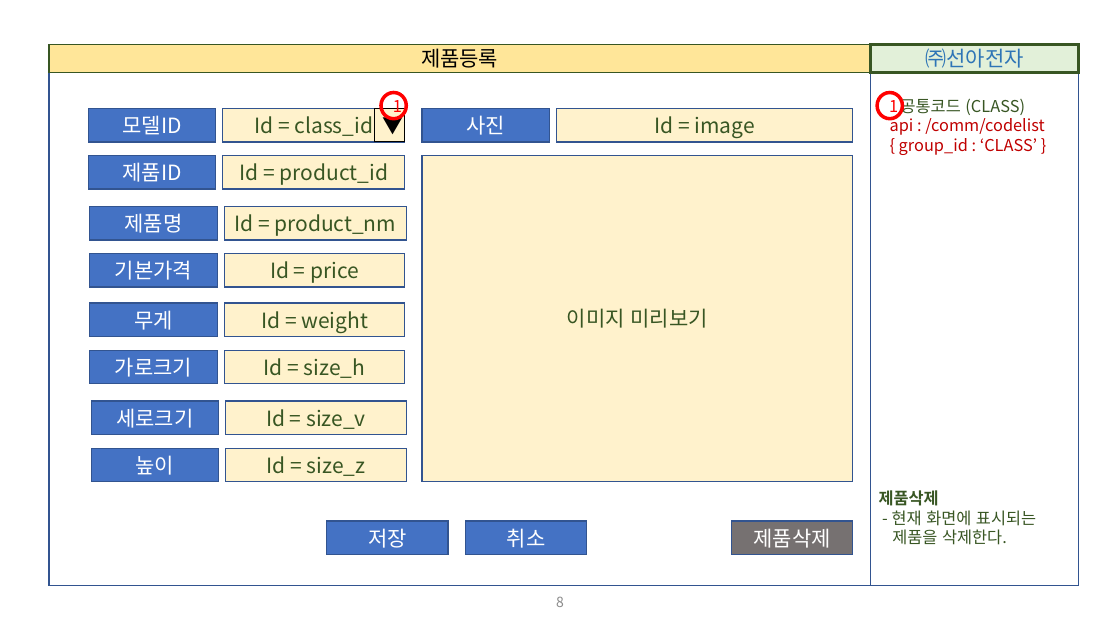
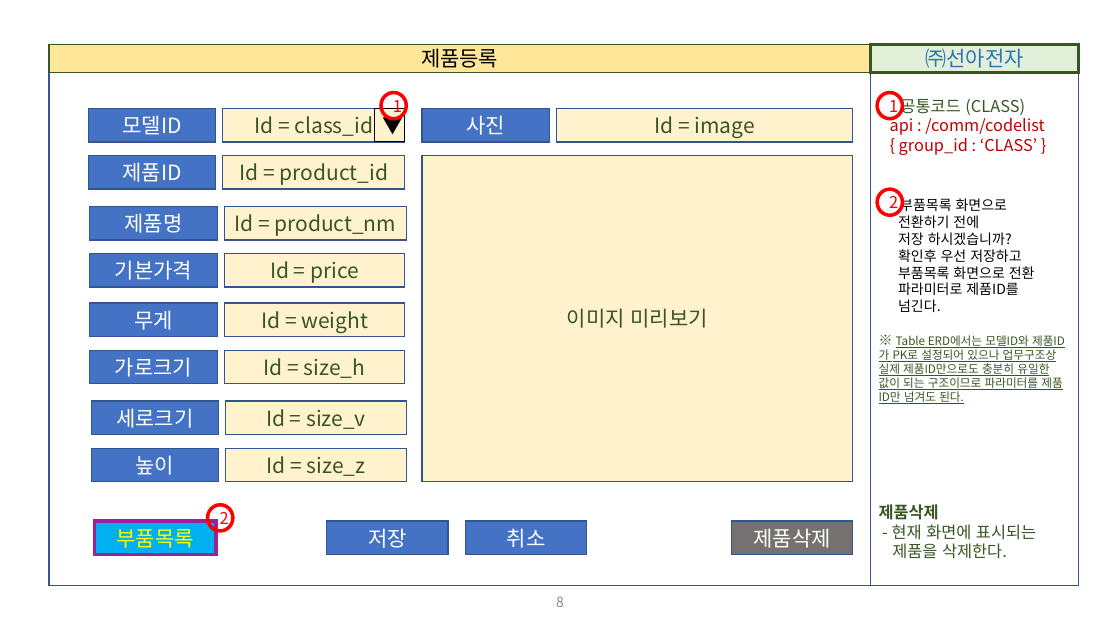
Before and after one commit to Charves-dev/ESupply, a slide deck: slide 8 of 설계/01. 화면정의서/ESupply_화면정의서.pptx. Drawn at 1120x630 pixels with LibreOffice and Linux fonts; fonts in the diff are those of the drawing. Boxes give left, top, right and bottom in pixels: in the first picture for what was removed or moved away, otherwise in the second. Text is boxed around its words. In the diff, an @@ line names an element or a change of style, - is before the commit and + after.

Commit message:
ESupply - 부품목록 관리를 위한 첫단계

```diff
--- a/설계/01. 화면정의서/ESupply_화면정의서.pptx
+++ b/설계/01. 화면정의서/ESupply_화면정의서.pptx
@@ ellipse added at bbox=[877, 189, 902, 215], outline #FF0000 3 pt, 14 pt, text #FF0000 @@
+2
@@ text in rectangle at bbox=[879, 196, 1065, 404]: paragraphs added @@
+부품목록 화면으로
+전환하기 전에
+저장 하시겠습니까?
+확인후 우선 저장하고
+부품목록 화면으로 전환
+파라미터로 제품ID를
+넘긴다.
+※ Table ERD에서는 모델ID와 제품ID가 PK로 설정되어 있으나 업무구조상 실제 제품ID만으로도 충분히 유일한 값이 되는 구조이므로 파라미터를 제품ID만 넘겨도 된다.
@@ ellipse added at bbox=[208, 505, 233, 531], outline #FF0000 3 pt, 14 pt, text #FF0000 @@
+2
@@ rectangle added at bbox=[94, 521, 215, 555], fill #00B0F0, outline #9B2395 3 pt, 18 pt, text #FFFF00 @@
+부품목록
```
Also in this commit, not shown: 3 other slides changed, 1 other file.
